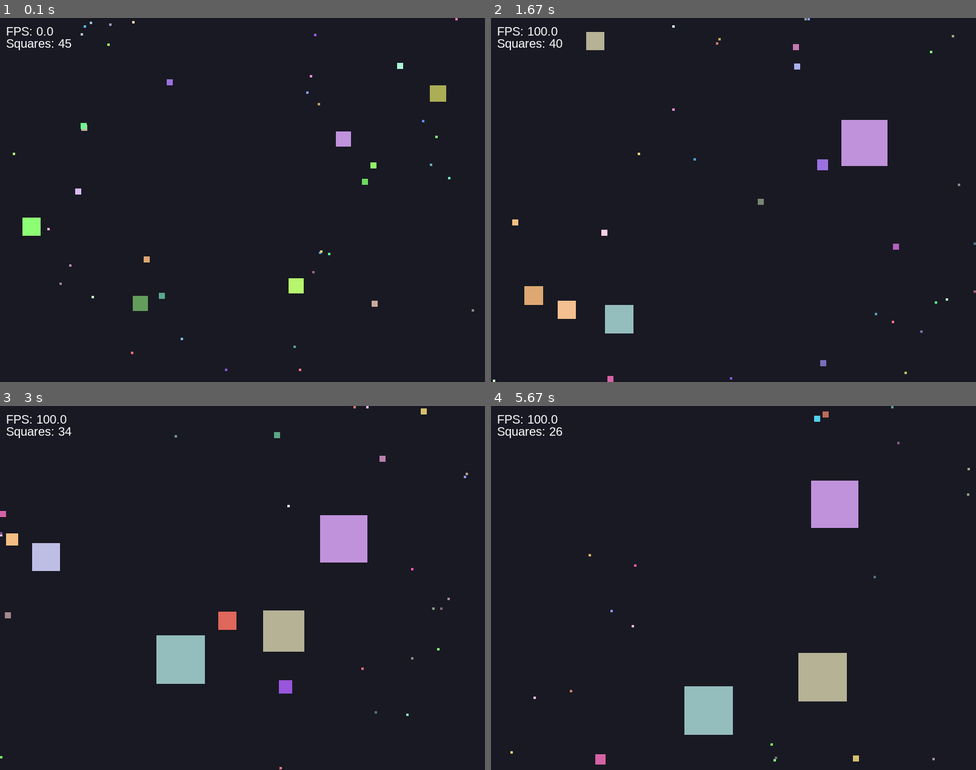
Above: before the commit, frames 1-4 (two rows, left to right).
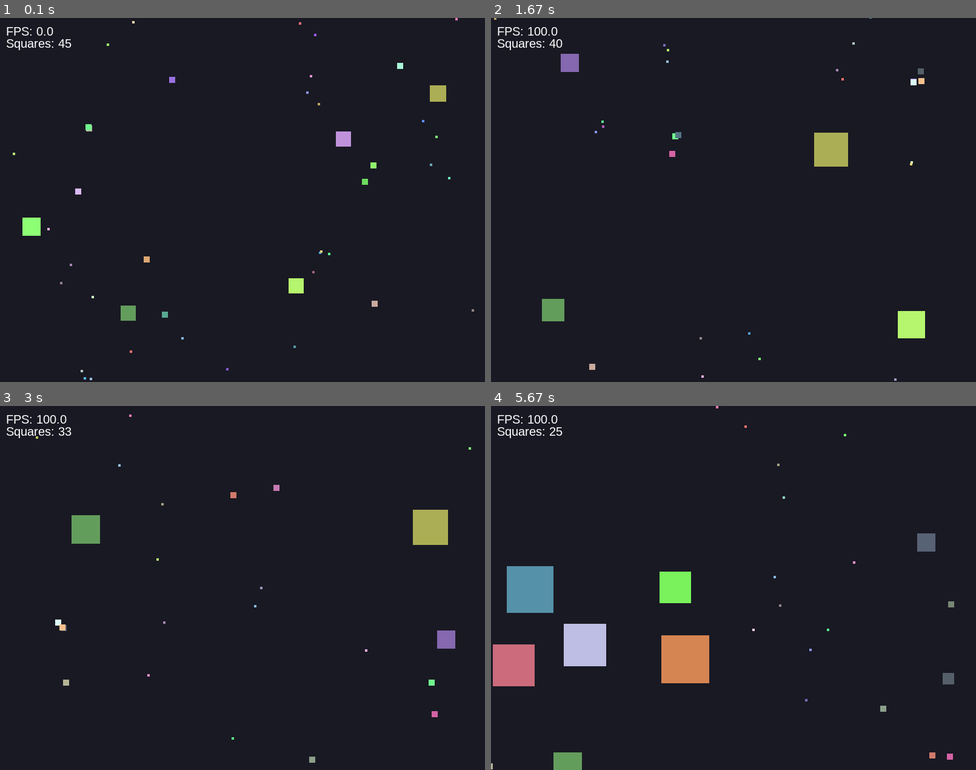
Above: after the commit, the same moments.

Repository: AbdullahSalman1/lab8-pygame
Game: pygame game, started from main_dict.py
Same seed, same stepped clock (60 frames per second), same inputs: the game is played once before the commit and once after it.
Inputs:
- Up to frame 1 (0.1 s): no input
- Up to frame 2 (1.67 s): no input
- Up to frame 3 (3 s): no input
- Up to frame 4 (5.67 s): no input

The runs differ from the first frame. In frame 1, 0.4% of the frame differs, in the area x 12-63%, y 1-100%; in frame 2, 4.0%; in frame 3, 6.1%; in frame 4, 9.9%, in the area x 0-99%, y 0-100%.

Commit message:
exam: q3 - screen wrapping

Diff:
--- a/main_dict.py
+++ b/main_dict.py
@@ -150,8 +150,8 @@
 def create_squares(count: int) -> list[dict]:
     return [create_square() for _ in range(count)]
 
-# New function to create a custom mix of squares
-def create_mixed_squares() -> list[dict]:
+
+def create_mixed_squares():
     squares = []
     # 5 squares of size 25
     for i in range(5):
@@ -175,23 +175,17 @@
     square["x"] += square["vx"]
     square["y"] += square["vy"]
 
-    # Horizontal bounce
-    if square["x"] < 0:
-        square["x"] = 0
-        square["vx"] *= -1
-
-    elif square["x"] + square["size"] > WIDTH:
-        square["x"] = WIDTH - square["size"]
-        square["vx"] *= -1
-
-    # Vertical bounce
-    if square["y"] < 0:
-        square["y"] = 0
-        square["vy"] *= -1
-
-    elif square["y"] + square["size"] > HEIGHT:
-        square["y"] = HEIGHT - square["size"]
-        square["vy"] *= -1
+    # Screen wrapping horizontally
+    if square["x"] + square["size"] < 0:
+        square["x"] = WIDTH
+    elif square["x"] > WIDTH:
+        square["x"] = -square["size"]
+
+    # Screen wrapping vertically
+    if square["y"] + square["size"] < 0:
+        square["y"] = HEIGHT
+    elif square["y"] > HEIGHT:
+        square["y"] = -square["size"]
 
 
 def draw_square(screen: pygame.Surface, square: dict) -> None:
